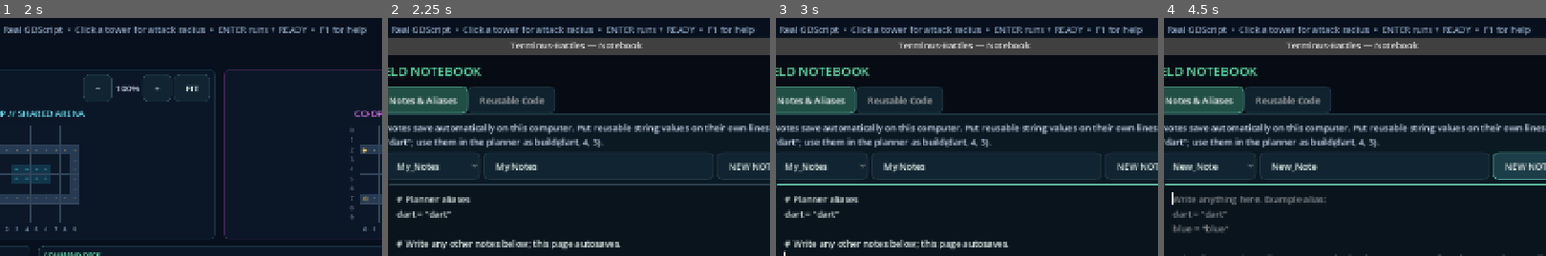
Above: before the commit, frames 1-4 (left to right).
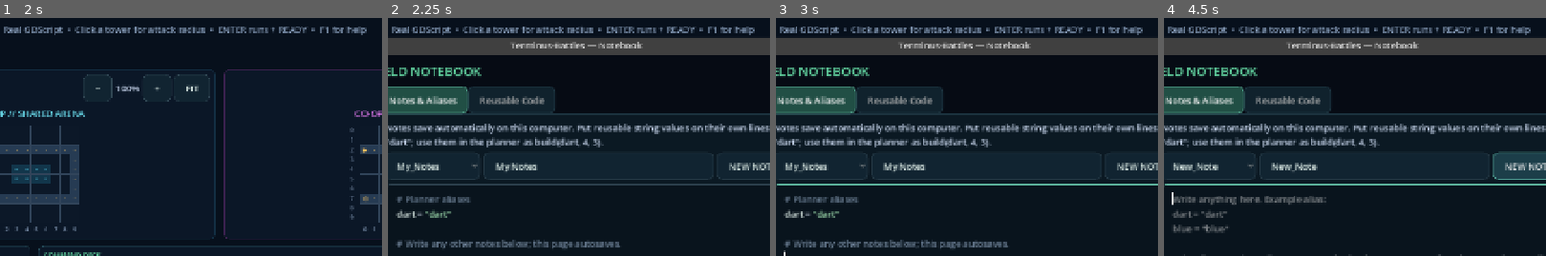
Above: after the commit, the same moments.

Repository: Wyatt30204/terminus-battles
Game: Godot game, scene res://main.tscn
The game is run twice, just before and just after one commit, with the same random seed, the same clock (stepped at 60 frames per second) and the same inputs.
Inputs (mouse positions are % of the whole screen's width and height, from its top left):
- Up to frame 1 (2 s): click "START SOLO SURVIVAL" at 0.5 s; click (63, 81) at 1.27 s; type "Alex" at 1.35 s
- Up to frame 2 (2.25 s): click "NOTEBOOK" at 2 s
- Up to frame 3 (3 s): click "✓ READY" at 2.75 s
- Up to frame 4 (4.5 s): click "✓ READY" at 3.5 s; click "NEW NOTE" at 4.25 s
The pictures show only the part of the screen within x 21-71%, y 6-56%; the shares and areas given below are measured in that part.

Frame 1 is identical in both runs. In frame 2, 1.6% of the frame differs, in the area x 2-61%, y 74-97%; in frame 3, 1.6%; in frame 4, nothing differs.

Commit message:
feat: add GDScript colors and lesson hints

Diff:
--- a/project/main.gd
+++ b/project/main.gd
@@ -167,16 +167,16 @@
 	"nuke": {"pops": 10, "cost": 3000},
 }
 const GDSCRIPT_COURSE := [
-	{"title":"Your first command", "lesson":"Godot stores a gam …(268 unchanged characters)… uild one Dart tower on an open tile.", "goal":"build"},
-	{"title":"Variables and notebook aliases", "lesson":"A GDSc …(344 unchanged characters)…  then build using build(dart, 4, 3).", "goal":"alias"},
-	{"title":"Typed values and coordinates", "lesson":"GDScript …(255 unchanged characters)… riable and use it in a build action.", "goal":"variable"},
-	{"title":"Conditions", "lesson":"An if statement runs inden …(184 unchanged characters)… an if check before building a tower.", "goal":"condition"},
-	{"title":"Loops", "lesson":"A for loop repeats an indented  …(159 unchanged characters)… a loop to place at least two towers.", "goal":"loop"},
-	{"title":"Arrays", "lesson":"An Array stores an ordered lis …(196 unchanged characters)… ver it to place at least two towers.", "goal":"array"},
-	{"title":"Dictionaries", "lesson":"A Dictionary maps keys t …(229 unchanged characters)… ower name and coordinate in a build.", "goal":"dictionary"},
-	{"title":"Godot scenes, Nodes, and methods", "lesson":"A Sc …(500 unchanged characters)…  then call opening() in the planner.", "goal":"notebook"},
-	{"title":"Read game state", "lesson":"Plans can react to th …(231 unchanged characters)…  condition and queue a valid action.", "goal":"state"},
-	{"title":"Capstone: compose a strategy", "lesson":"Combine  …(490 unchanged characters)… op that queues at least two actions.", "goal":"capstone"},
+	{"title":"Your first command", "lesson":"Godot stores a gam …(268 unchanged characters)… uild one Dart tower on an open tile.", "hint":"Coordinates are column first, then row. Try a tile above or below the road.", "goal":"build"},
+	{"title":"Variables and notebook aliases", "lesson":"A GDSc …(344 unchanged characters)…  then build using build(dart, 4, 3).", "hint":"In Notebook, keep dart = \"dart\" on its own line. In the planner, write build(dart, column, row) without quotes around the alias.", "goal":"alias"},
+	{"title":"Typed values and coordinates", "lesson":"GDScript …(255 unchanged characters)… riable and use it in a build action.", "hint":"Start with var lane: int = 2 + 2, then pass lane where build() expects the x coordinate.", "goal":"variable"},
+	{"title":"Conditions", "lesson":"An if statement runs inden …(184 unchanged characters)… an if check before building a tower.", "hint":"Write if money >= 100: and indent the build() call by four spaces.", "goal":"condition"},
+	{"title":"Loops", "lesson":"A for loop repeats an indented  …(159 unchanged characters)… a loop to place at least two towers.", "hint":"Use range(2) for two x values. Indent build() so it stays inside the loop.", "goal":"loop"},
+	{"title":"Arrays", "lesson":"An Array stores an ordered lis …(196 unchanged characters)… ver it to place at least two towers.", "hint":"Put two or more x coordinates between square brackets, then use for x in lanes:.", "goal":"array"},
+	{"title":"Dictionaries", "lesson":"A Dictionary maps keys t …(229 unchanged characters)… ower name and coordinate in a build.", "hint":"Use quoted keys like plan[\"kind\"] and plan[\"x\"]. A missing quote or bracket is a common parser error.", "goal":"dictionary"},
+	{"title":"Godot scenes, Nodes, and methods", "lesson":"A Sc …(500 unchanged characters)…  then call opening() in the planner.", "hint":"Write func opening(): on the first line and indent build() on the next. Save it as a function, then run opening() in the planner.", "goal":"notebook"},
+	{"title":"Read game state", "lesson":"Plans can react to th …(231 unchanged characters)…  condition and queue a valid action.", "hint":"Try if lives < 100: then place a Medic on an empty non-road tile.", "goal":"state"},
+	{"title":"Capstone: compose a strategy", "lesson":"Combine  …(490 unchanged characters)… op that queues at least two actions.", "hint":"First declare a tower name. Put the for loop inside an if block, then indent build() inside the loop.", "goal":"capstone"},
 ]
 
 var players: Array[Dictionary] = []
@@ -240,6 +240,8 @@
 var course_window: Window
 var course_title_label: Label
 var course_body_label: Label
+var course_challenge_label: Label
+var course_hint_label: Label
 var course_example_editor: TextEdit
 var course_progress_label: Label
 var course_prev_button: Button
@@ -858,6 +860,7 @@
 	editor_label.add_theme_font_size_override("font_size", 12)
 	command_body.add_child(editor_label)
 	code_editor = TextEdit.new()
+	code_editor.syntax_highlighter = _gdscript_highlighter()
 	code_editor.placeholder_text = "# Real GDScript runs inside func run()\nfor x in range(3):\n    build(\"dart\", x, 1)\nsend(\"red\", 5)"
 	code_editor.size_flags_vertical = Control.SIZE_EXPAND_FILL
 	code_editor.custom_minimum_size.y = 130
@@ -890,6 +893,24 @@
 	box.set_corner_radius_all(9)
 	box.set_content_margin_all(9)
 	return box
+
+
+func _gdscript_highlighter() -> CodeHighlighter:
+	var highlighter := CodeHighlighter.new()
+	highlighter.number_color = Color("#ffc75e")
+	highlighter.symbol_color = Color("#d4deed")
+	highlighter.function_color = Color("#80d9e6")
+	highlighter.member_variable_color = Color("#d49aff")
+	highlighter.add_color_region("\"", "\"", Color("#a7e8b6"))
+	highlighter.add_color_region("'", "'", Color("#a7e8b6"))
+	highlighter.add_color_region("#", "", Color("#71859b"), true)
+	for keyword in ["var", "const", "func", "if", "elif", "else", "for", "in", "while", "match", "and", "or", "not", "return", "pass", "break", "continue", "extends", "class", "enum", "signal", "await", "as", "is"]:
+		highlighter.add_keyword_color(keyword, Color("#d49aff"))
+	for keyword in ["true", "false", "null"]:
+		highlighter.add_keyword_color(keyword, Color("#ffc75e"))
+	for keyword in ["money", "lives", "round_number", "streak_count", "build", "send", "upgrade", "upgrade_all", "repair", "spikes", "streak", "nuke", "range"]:
+		highlighter.add_keyword_color(keyword, Color("#80d9e6"))
+	return highlighter
 
 
 func _notification(what: int) -> void:
@@ -1181,22 +1202,41 @@
 	layout.add_child(heading)
 	course_progress_label = Label.new()
 	layout.add_child(course_progress_label)
+	var lesson_scroll := ScrollContainer.new()
+	lesson_scroll.horizontal_scroll_mode = ScrollContainer.SCROLL_MODE_DISABLED
+	lesson_scroll.size_flags_vertical = Control.SIZE_EXPAND_FILL
+	layout.add_child(lesson_scroll)
+	var lesson_content := VBoxContainer.new()
+	lesson_content.size_flags_horizontal = Control.SIZE_EXPAND_FILL
+	lesson_content.add_theme_constant_override("separation", 8)
+	lesson_scroll.add_child(lesson_content)
 	course_title_label = Label.new()
 	course_title_label.add_theme_font_size_override("font_size", 20)
 	course_title_label.add_theme_color_override("font_color", Color("#e0f6ee"))
-	layout.add_child(course_title_label)
+	lesson_content.add_child(course_title_label)
 	course_body_label = Label.new()
 	course_body_label.autowrap_mode = TextServer.AUTOWRAP_WORD_SMART
-	layout.add_child(course_body_label)
+	lesson_content.add_child(course_body_label)
 	var task_label := Label.new()
 	task_label.text = "YOUR CHALLENGE"
 	task_label.add_theme_color_override("font_color", Color("#ffc75e"))
-	layout.add_child(task_label)
+	lesson_content.add_child(task_label)
+	course_challenge_label = Label.new()
+	course_challenge_label.autowrap_mode = TextServer.AUTOWRAP_WORD_SMART
+	lesson_content.add_child(course_challenge_label)
+	var hint_label := Label.new()
+	hint_label.text = "HINT"
+	hint_label.add_theme_color_override("font_color", Color("#80d9e6"))
+	lesson_content.add_child(hint_label)
+	course_hint_label = Label.new()
+	course_hint_label.autowrap_mode = TextServer.AUTOWRAP_WORD_SMART
+	course_hint_label.add_theme_color_override("font_color", Color("#a8bfcb"))
+	lesson_content.add_child(course_hint_label)
 	course_example_editor = TextEdit.new()
 	course_example_editor.editable = false
-	course_example_editor.custom_minimum_size.y = 100
-	course_example_editor.size_flags_vertical = Control.SIZE_EXPAND_FILL
-	layout.add_child(course_example_editor)
+	course_example_editor.syntax_highlighter = _gdscript_highlighter()
+	course_example_editor.custom_minimum_size.y = 120
+	lesson_content.add_child(course_example_editor)
 	var actions := HBoxContainer.new()
 	actions.add_theme_constant_override("separation", 8)
 	layout.add_child(actions)
@@ -1230,6 +1270,8 @@
 		course_progress_label.text = "All 10 practical lessons completed. Keep experimenting in the planner."
 		course_title_label.text = "Academy complete"
 		course_body_label.text = "You have practiced GDScript values, conditions, loops, arrays, dictionaries, reusable plans, and game-state logic. The same language powers Godot scripts."
+		course_challenge_label.text = "Write a strategy for the next wave."
+		course_hint_label.text = "Try adapting a notebook function and protect your weakest lane."
 		course_example_editor.text = "Build a strategy of your own, then use RUN PLAN and READY."
 		course_prev_button.disabled = course_view_index <= 0
 		course_next_button.disabled = true
@@ -1238,8 +1280,9 @@
 	var lesson: Dictionary = GDSCRIPT_COURSE[course_view_index]
 	course_progress_label.text = "LESSON %02d / %02d   ·   %d completed" % [course_view_index + 1, GDSCRIPT_COURSE.size(), completed_lessons]
 	course_title_label.text = lesson.title
-	course_body_label.text = lesson.lesson + "\n\nChallenge: " + lesson.challenge
-	course_body_label.text += "\n\nWrite the challenge in the planner and click RUN PLAN. A valid plan completes the lesson."
+	course_body_label.text = lesson.lesson + "\n\nWrite the challenge in the planner and click RUN PLAN. A valid plan completes the lesson."
+	course_challenge_label.text = lesson.challenge
+	course_hint_label.text = lesson.hint
 	course_example_editor.text = lesson.example
 	course_prev_button.disabled = course_view_index <= 0
 	course_next_button.disabled = course_view_index >= completed_lessons
@@ -2199,6 +2242,7 @@
 	note_bar.add_child(_button("NEW NOTE", _new_notebook_note))
 	note_bar.add_child(_button("SAVE", _save_notebook_note))
 	notebook_editor = TextEdit.new()
+	notebook_editor.syntax_highlighter = _gdscript_highlighter()
 	notebook_editor.placeholder_text = "Write anything here. Example alias:\ndart = \"dart\"\nblue = \"blue\"\n\nOther lines can be ordinary notes; only simple name = \"text\" lines become planner aliases."
 	notebook_editor.size_flags_vertical = Control.SIZE_EXPAND_FILL
 	notebook_editor.custom_minimum_size.y = 260
Not shown, changed: project/README.md
